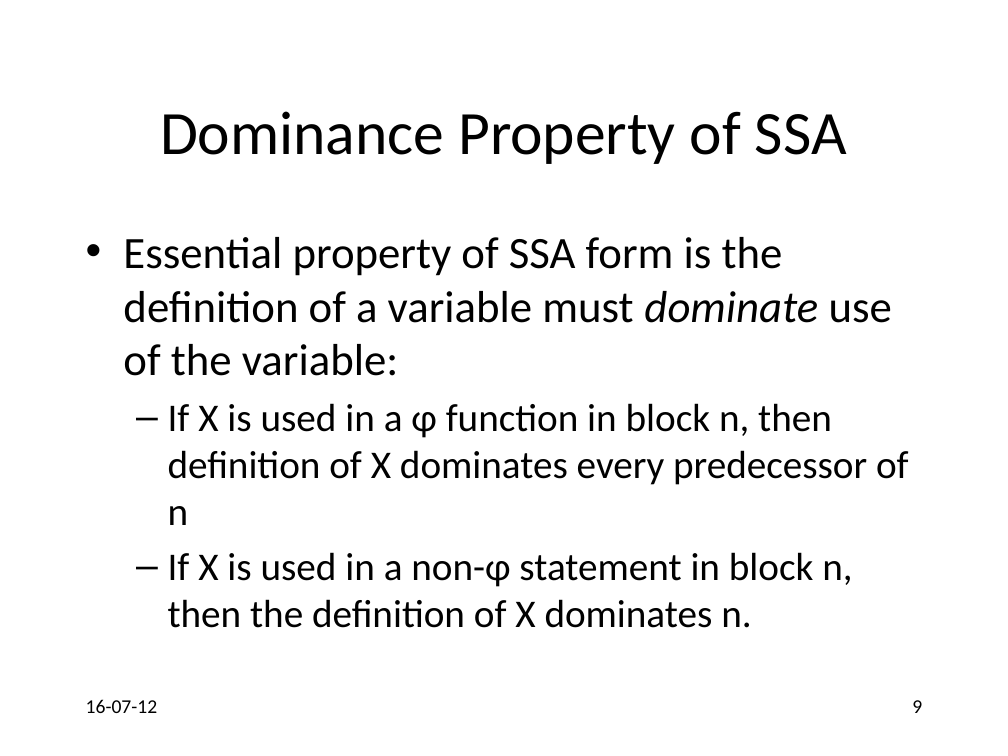
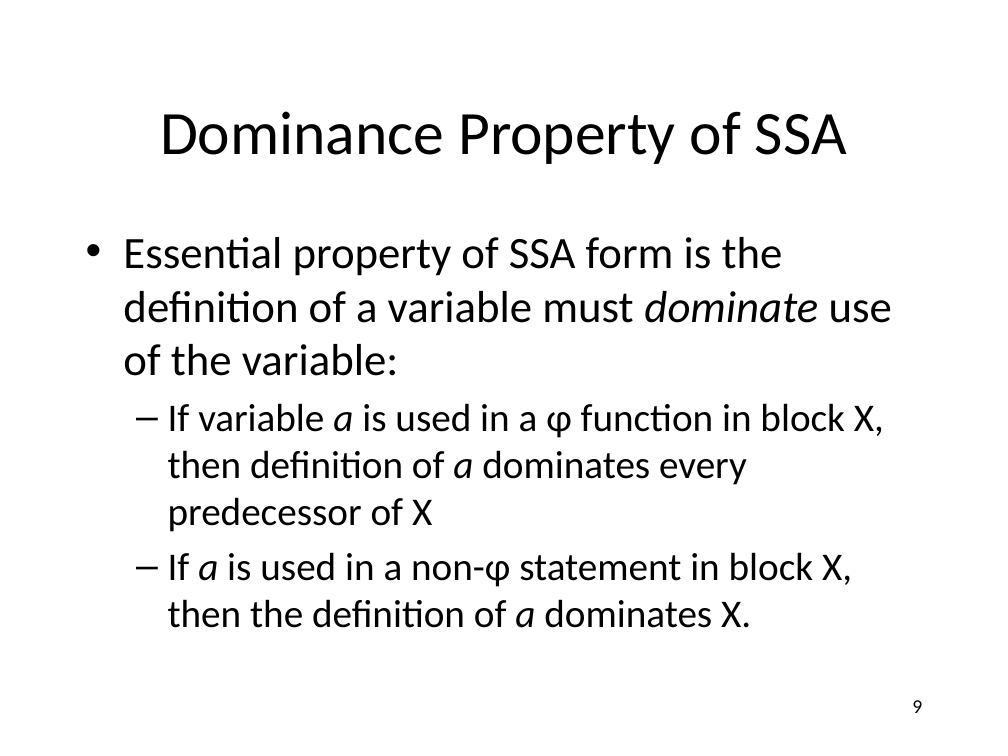
Before and after one commit to anoopsarkar/compilers-class, a slide deck: slide 9 of assets/ppt/codegen/ssaform2.pptx. Drawn at 1008x756 pixels with LibreOffice and Linux fonts; fonts in the diff are those of the drawing. Boxes give left, top, right and bottom in pixels: in the first picture for what was removed or moved away, otherwise in the second. Text is boxed around its words. In the diff, an @@ line names an element or a change of style, - is before the commit and + after.

```diff
--- a/assets/ppt/codegen/ssaform2.pptx
+++ b/assets/ppt/codegen/ssaform2.pptx
@@ text at (168, 403, 884, 628): text changed @@
-  – If X is used in a φ function in block n, then definition of X dominates every predecessor of n
-  – If X is used in a non-φ statement in block n, then the definition of X dominates n.
+  – If variable a is used in a φ function in block X, then definition of a dominates every predecessor of X
+  – If a is used in a non-φ statement in block X, then the definition of a dominates X.
@@ text removed at (86, 699, 158, 713) @@
-16-07-12
```
Also in this commit, not shown: 18 other slides changed, 2 slides added, 1 other file.
